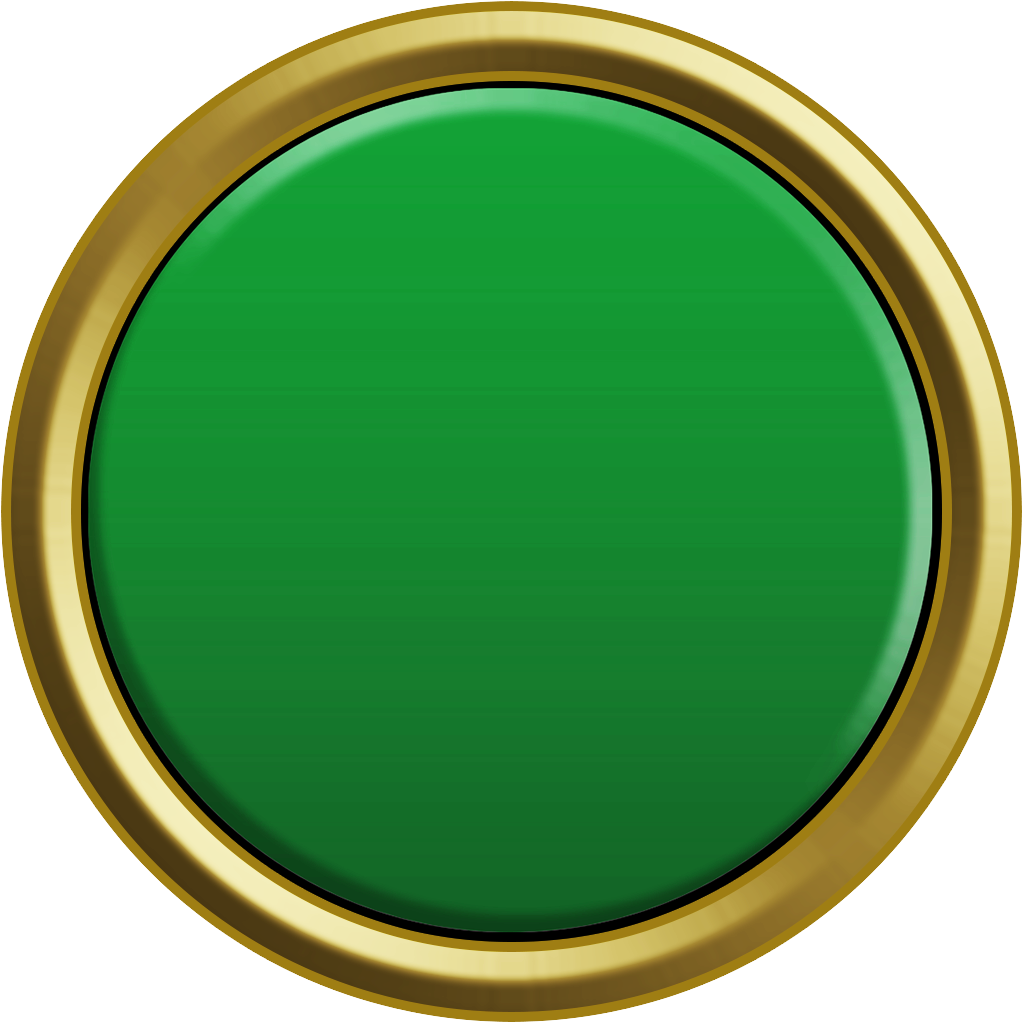
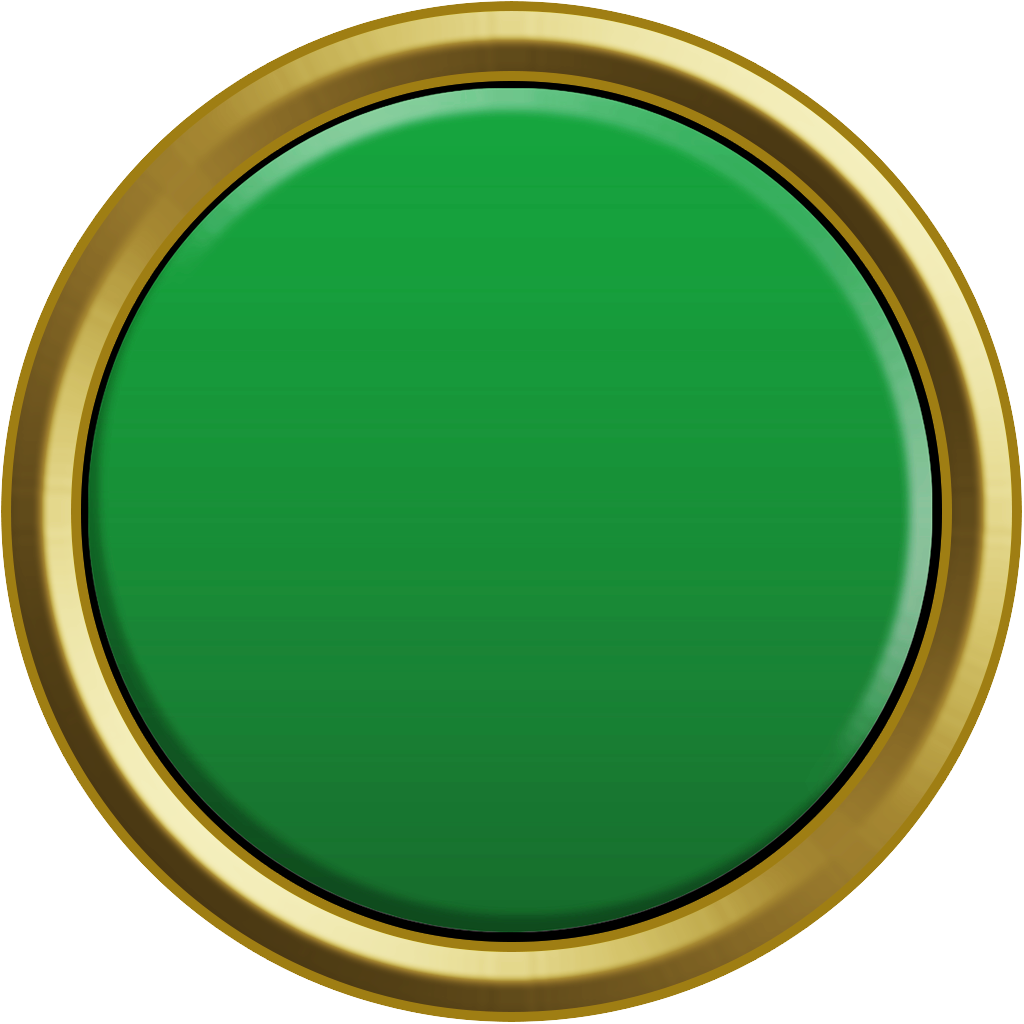
Before/after of a (1024, 1024) layered artwork. What changed in the layer stack:
pixels changed over [88, 88, 933, 933] (layer not identified)